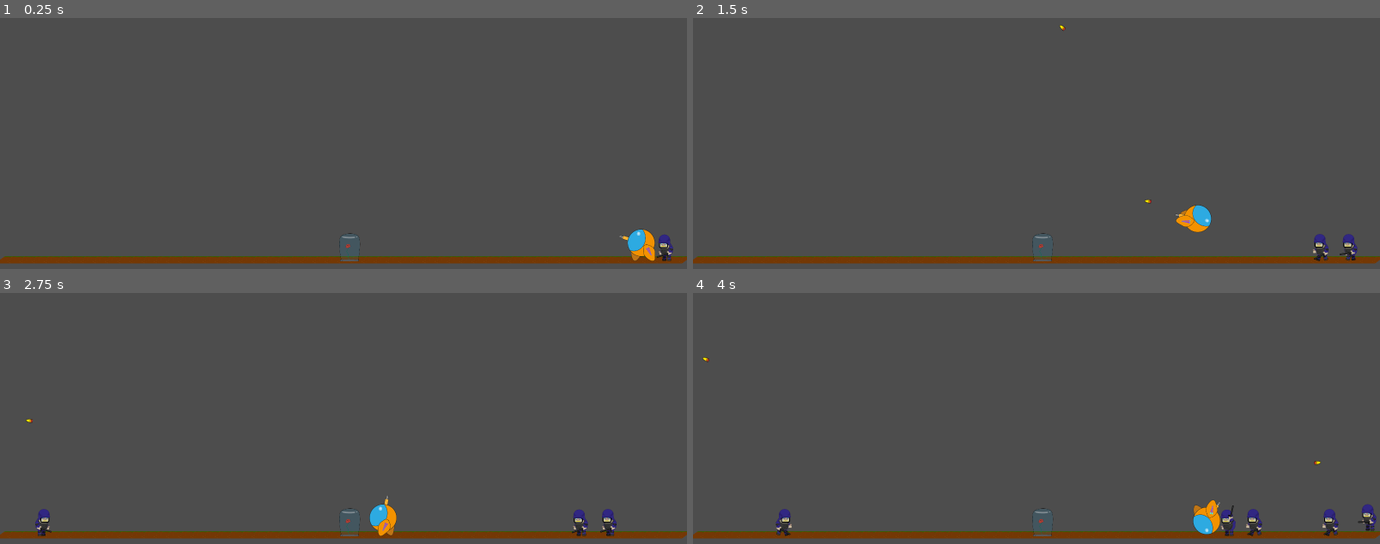
Above: before the commit, frames 1-4 (two rows, left to right).
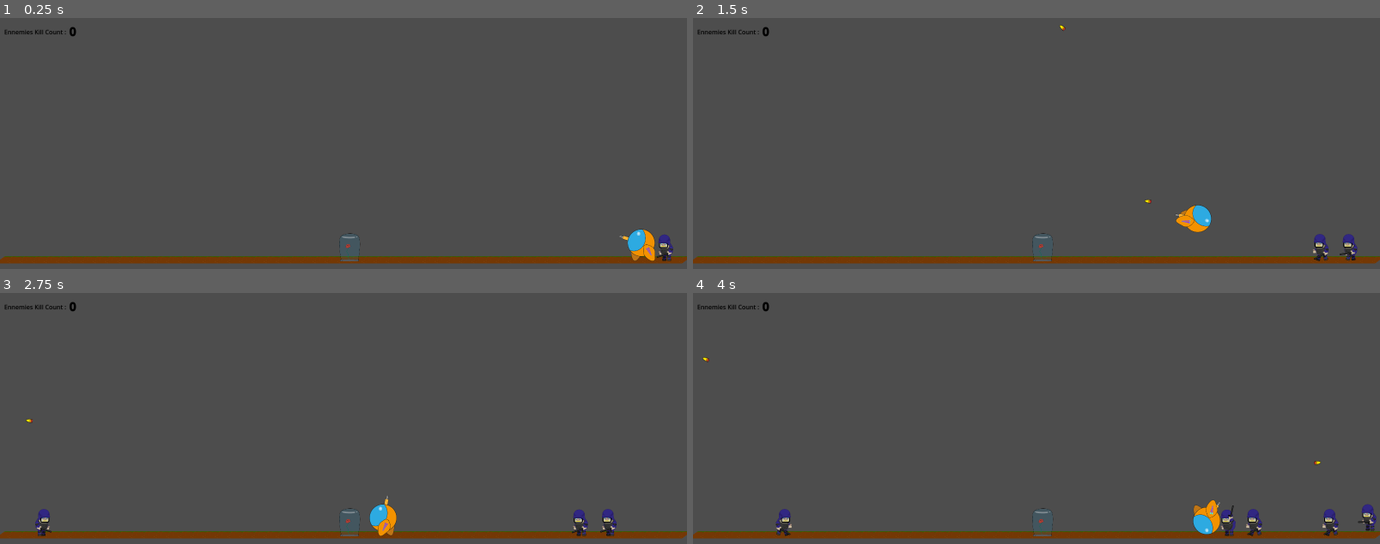
Above: after the commit, the same moments.

Repository: Jeremiejade/rose
Game: Godot game, scene res://scenes/Level/level.tscn
The game is run twice, just before and just after one commit, with the same random seed, the same clock (stepped at 60 frames per second) and the same inputs. This scene is started directly instead of the project's main scene.
Inputs (mouse positions are in pixels of both pictures, inside the frame that each line leads up to):
- Up to frame 1 (0.25 s): no input
- Up to frame 2 (1.5 s): move the mouse to (1187, 140) at 0.52 s; hold D (move_right) from 0.53 s (still down); click (1187, 140) at 0.6 s; tap Space (jump) at 0.77 s; move the mouse to (899, 168) at 1.27 s; click (899, 168) at 1.35 s
- Up to frame 3 (2.75 s): tap Space (jump) at 1.52 s; move the mouse to (412, 370) at 2.02 s; release D (move_right) at 2.03 s; hold A (move_left) from 2.03 s (still down); click (412, 370) at 2.1 s
- Up to frame 4 (4 s): move the mouse to (1002, 483) at 2.77 s; release A (move_left) at 2.78 s; hold D (move_right) from 2.78 s (still down); click (1002, 483) at 2.85 s; tap Space (jump) at 3.02, 3.77 s; move the mouse to (1242, 471) at 3.52 s; click (1242, 471) at 3.6 s

The runs differ from the first frame. In frame 1, 0.1% of the frame differs, in the area x 0-12%, y 3-8%; in frame 2, 0.1%; in frame 3, 0.1%; in frame 4, 0.1%.

Commit message:
add kill count

Diff:
--- a/scenes/Level/level.gd
+++ b/scenes/Level/level.gd
@@ -3,6 +3,8 @@
 const CRS = preload("res://scenes/enemies/enemy_crs.tscn");
 var rng = RandomNumberGenerator.new();
 var random = 1;
+
+var ennemyKillCount = 0;
 
 
 
@@ -13,9 +15,13 @@
 	crs.position = positionAndDirection[1]
 	crs.scale.x = 0.5
 	crs.scale.y = 0.5
+	crs.connect('on_death', enemieKillCounter)
 
 	parent.add_child(crs)
 
+func enemieKillCounter():
+	ennemyKillCount += 1
+	$SkillCountText2.text = str('[color=black][b][font_size=30]',ennemyKillCount,'[/font_size][/b][/color]' )
 
 func getSpawnerPosition():
 	random = rng.randf_range(-1, 1)
--- a/scenes/Level/level.tscn
+++ b/scenes/Level/level.tscn
@@ -70,4 +70,22 @@
 [node name="SpawnerTimer" type="Timer" parent="."]
 autostart = true
 
+[node name="SkillCountText" type="RichTextLabel" parent="."]
+offset_left = 11.0
+offset_top = 25.0
+offset_right = 363.0
+offset_bottom = 184.0
+bbcode_enabled = true
+text = "[color=black]Ennemies Kill Count :[/color]"
+scroll_active = false
+
+[node name="SkillCountText2" type="RichTextLabel" parent="."]
+offset_left = 181.0
+offset_top = 15.0
+offset_right = 489.0
+offset_bottom = 57.0
+bbcode_enabled = true
+text = "[color=black][b][font_size=30]0[/font_size][/b][/color]"
+scroll_active = false
+
 [connection signal="timeout" from="SpawnerTimer" to="." method="_on_spawner_timer_timeout"]
--- a/scenes/enemies/enemy_crs.gd
+++ b/scenes/enemies/enemy_crs.gd
@@ -2,8 +2,12 @@
 
 var SPEED = 100
 var state = 'walk'
+var deathHasEmit = false;
 @export var health = 10;
 @export var direction = -1
+
+signal on_death
+
 var blood;
 const BLOOD_BULLET = preload("res://scenes/effect/blood_impact_bullet.tscn");
 
@@ -14,6 +18,9 @@
 	if health <= 0:
 		state = "dead"
 		velocity.x = move_toward(velocity.x, 0, SPEED)
+		if !deathHasEmit :
+			on_death.emit()
+			deathHasEmit = true
 
 	if state != "dead" :
 		if not is_on_floor():
